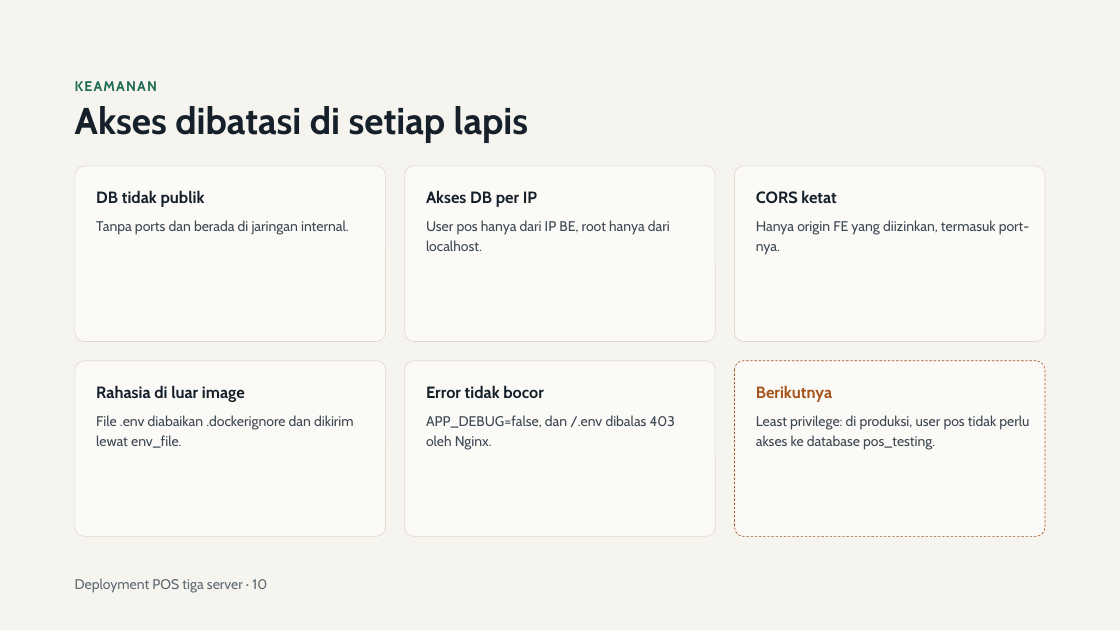
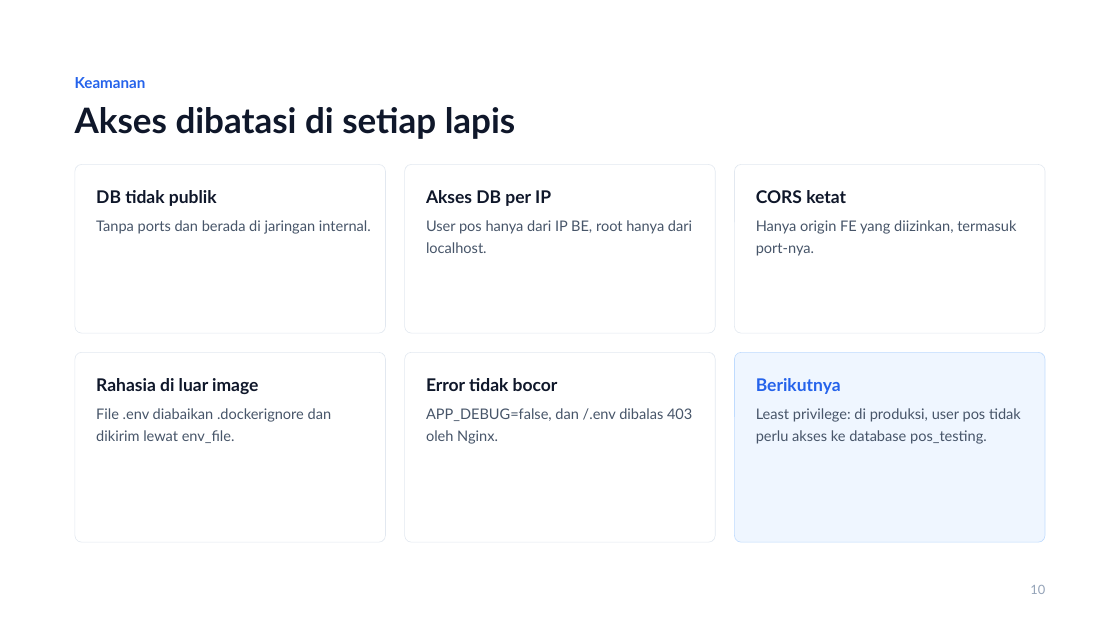
Before and after one commit to JonathanZefanya/Point-Of-Sale, a slide deck: slide 10 of Deployment POS Tiga Server.pptx. Drawn at 1120x630 pixels with LibreOffice and Linux fonts; fonts in the diff are those of the drawing. Boxes give left, top, right and bottom in pixels: in the first picture for what was removed or moved away, otherwise in the second. Text is boxed around its words. In the diff, an @@ line names an element or a change of style, - is before the commit and + after.

```diff
--- a/Deployment POS Tiga Server.pptx
+++ b/Deployment POS Tiga Server.pptx
@@ background #F5F4EF to #FFFFFF @@
@@ text at box(75, 77, 146, 88): text changed; size 12 to 13 pt; font Cabin to Lato; text colour #1F6B55 to #2563EB @@
-KEAMANAN
+Keamanan
@@ title "Akses dibatasi di setiap lapis" at box(75, 107, 516, 139): size 32 to 30 pt, font Cabin to Lato, text colour #15202B to #0F172A; line spacing 35.2pt to 34.5pt @@
@@ rounded rectangle: place and size @@
-rounded rectangle at box(75, 166, 386, 342)
+rounded rectangle at box(75, 165, 386, 334)
@@ rounded rectangle: place and size @@
-rounded rectangle at box(405, 166, 716, 342)
+rounded rectangle at box(405, 165, 716, 334)
@@ fill #FBFAF7 to #FFFFFF; outline #DDD9CE 0.5 pt to #E2E8F0 0.5 pt; proportions changed in 5 elements at box(75, 352, 386, 542), box(405, 352, 716, 542), box(75, 165, 386, 334), box(405, 165, 716, 334), box(734, 165, 1045, 334) @@
@@ rounded rectangle: place and size @@
-rounded rectangle at box(734, 166, 1045, 342)
+rounded rectangle at box(734, 165, 1045, 334)
@@ rounded rectangle: place and size @@
-rounded rectangle at box(75, 361, 386, 537)
+rounded rectangle at box(75, 352, 386, 542)
@@ rounded rectangle: place and size @@
-rounded rectangle at box(405, 361, 716, 537)
+rounded rectangle at box(405, 352, 716, 542)
@@ rounded rectangle: place and size @@
-rounded rectangle at box(734, 361, 1045, 537)
+rounded rectangle at box(734, 352, 1045, 542)
@@ rounded rectangle at box(734, 352, 1045, 542): fill #FBFAF7 to #EFF6FF; outline #A6531A 0.5 pt dashed to #BFDBFE 0.5 pt; proportions changed @@
@@ size 14 to 15 pt, font Cabin to Lato, text colour #15202B to #0F172A; line spacing 16.8pt to 18pt in 5 elements at box(96, 190, 217, 206), box(426, 190, 551, 206), box(756, 190, 846, 203), box(96, 378, 258, 394), box(426, 378, 558, 391) @@
@@ 3 texts: place and size @@
-3 texts at box(96, 385, 832, 402)
+3 texts at box(96, 378, 841, 394)
@@ text "Berikutnya" at box(756, 378, 841, 394): size 14 to 15 pt, font Cabin to Lato, text colour #A6531A to #2563EB; line spacing 16.8pt to 18pt @@
@@ text "File .env diabaikan .dockerignore dan ...": place and size @@
-text "File .env diabaikan .dockerignore dan ..." at box(96, 415, 354, 448)
+text "File .env diabaikan .dockerignore dan ..." at box(96, 408, 332, 443)
@@ text "APP_DEBUG=false, dan /.env dibalas 403 ...": place and size @@
-text "APP_DEBUG=false, dan /.env dibalas 403 ..." at box(426, 415, 675, 450)
+text "APP_DEBUG=false, dan /.env dibalas 403 ..." at box(426, 408, 692, 444)
@@ size 12 to 12.5 pt, font Cabin to Lato, text colour #3D4752 to #475569; line spacing 17.4pt to 18.1pt in 6 elements at box(96, 220, 371, 234), box(426, 220, 692, 253), box(756, 220, 1016, 256), box(96, 408, 332, 443), box(426, 408, 692, 444), box(756, 408, 1021, 444) @@
@@ text "Least privilege: di produksi, user ...": place and size @@
-text "Least privilege: di produksi, user ..." at box(756, 415, 1029, 450)
+text "Least privilege: di produksi, user ..." at box(756, 408, 1021, 444)
@@ text at box(1030, 585, 1045, 594): text changed; size 12 to 11 pt; font Cabin to Lato; text colour #5F6973 to #94A3B8 @@
-Deployment POS tiga server · 10
+10
```
Also in this commit, not shown: 14 other slides changed, 2 other files.
